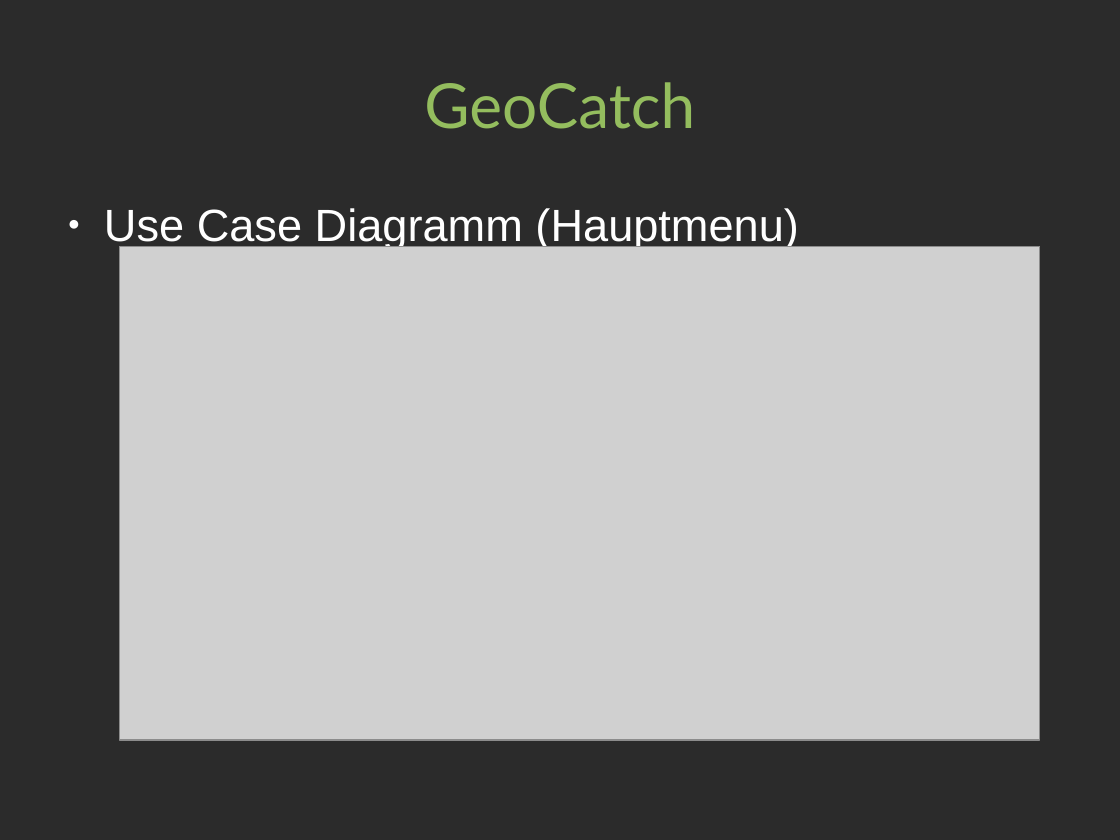
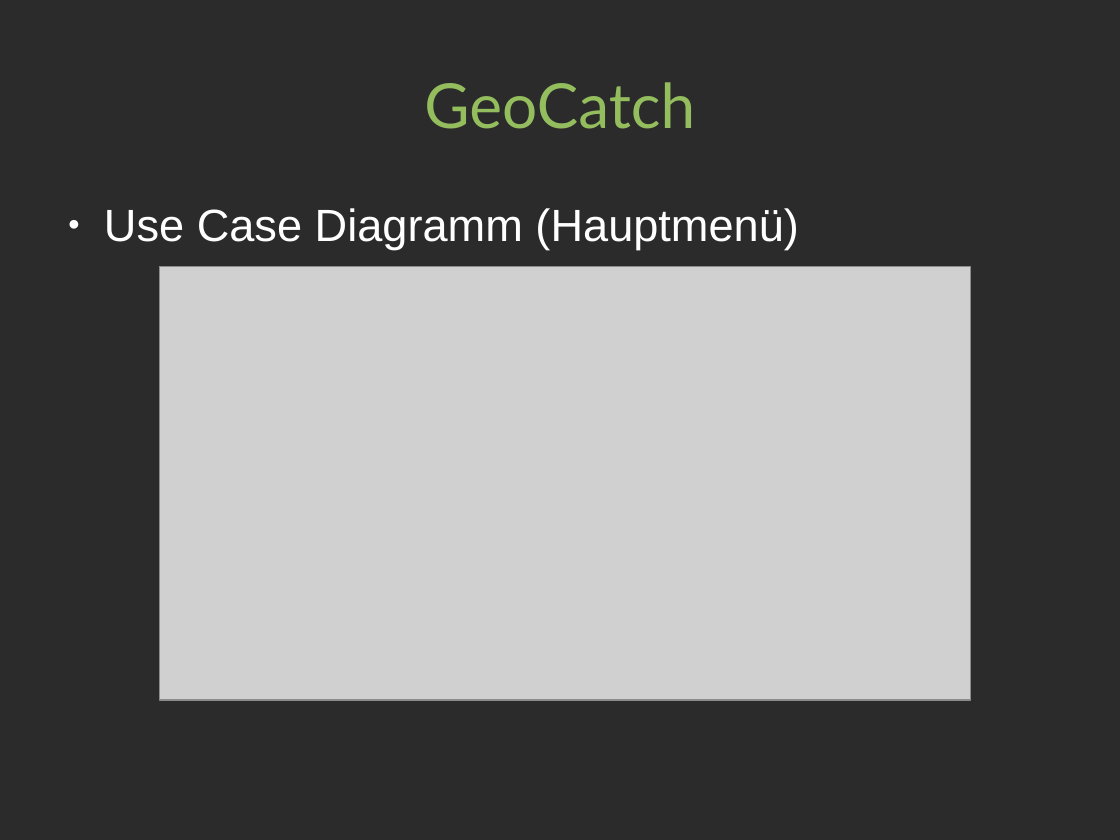
Before and after one commit to Sibirius/rwth-mcc10-group3, a slide deck: slide 3 of GeoCatch_presentation/GeoCatch.odp. Drawn at 1120x840 pixels with LibreOffice and Linux fonts; fonts in the diff are those of the drawing; grey boxes stand for pictures; background and template pictures are left out; a plain dark background stands for a picture behind light text. Boxes give left, top, right and bottom in pixels: in the first picture for what was removed or moved away, otherwise in the second. Text is boxed around its words. In the diff, an @@ line names an element or a change of style, - is before the commit and + after.

```diff
--- a/GeoCatch_presentation/GeoCatch.odp
+++ b/GeoCatch_presentation/GeoCatch.odp
@@ text at [104, 208, 798, 250]: text changed @@
-● Use Case Diagramm (Hauptmenu)
+● Use Case Diagramm (Hauptmenü)
@@ picture: place and size @@
-picture at [120, 246, 1041, 740]
+picture at [160, 266, 971, 700]
```
Also in this commit, not shown: 3 other slides changed, 1 other file.
